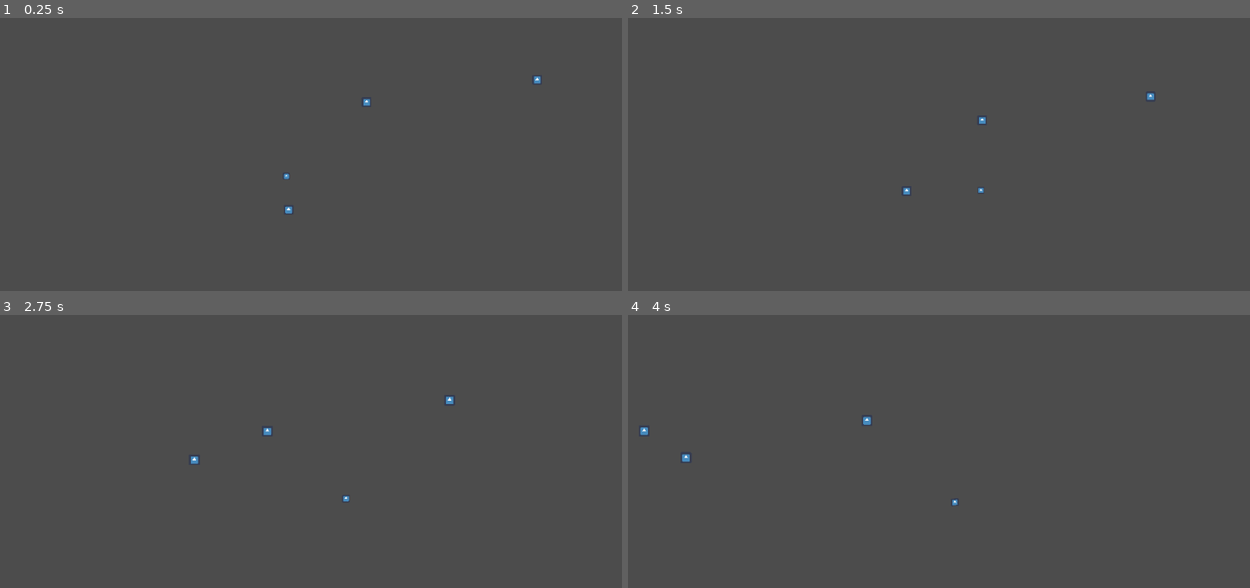
Above: before the commit, frames 1-4 (two rows, left to right).
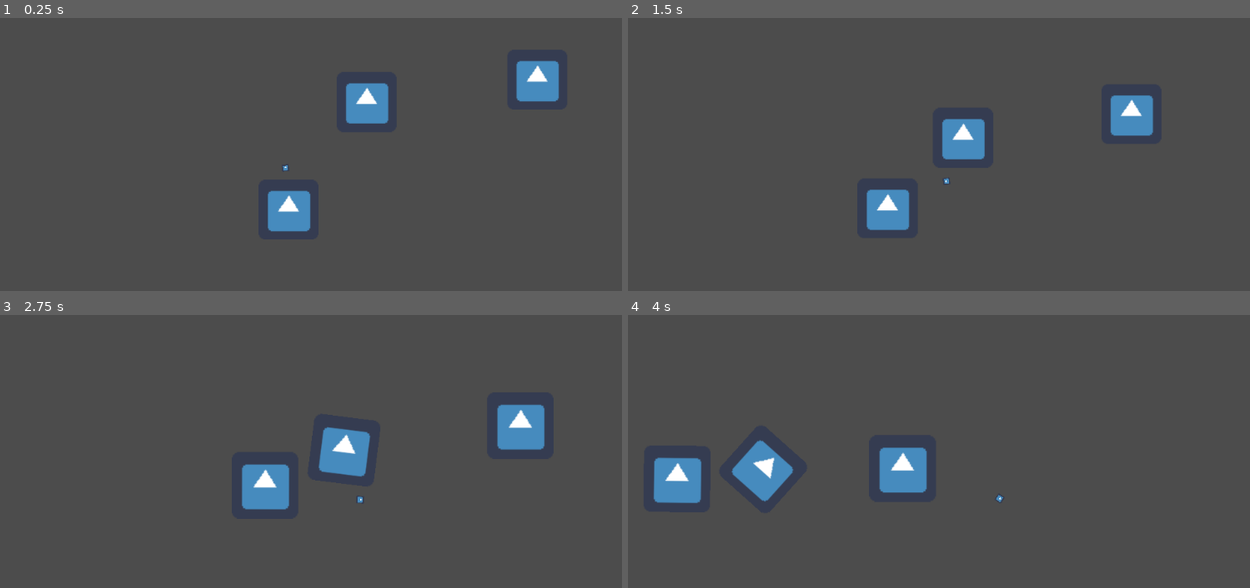
Above: after the commit, the same moments.

Repository: Pfeil/Moonshot
Game: Godot game, scene res://main.tscn
Same seed, same stepped clock (60 frames per second), same inputs: the game is played once before the commit and once after it. The engine's default icon, where the game draws it, is replaced by a stand-in: a white triangle on a blue panel in a dark square.
Inputs (mouse positions are in pixels of both pictures, inside the frame that each line leads up to):
- Up to frame 1 (0.25 s): no input
- Up to frame 2 (1.5 s): move the mouse to (1063, 192) at 0.52 s; hold D (Player_RIGHT) 0.53-1.28 s; hold Mouse wheel up (Zoom_IN) 0.53-1.28 s; move the mouse to (783, 230) at 1.27 s; hold A (Player_LEFT) from 1.28 s (still down); tap Mouse wheel down (Zoom_OUT) at 1.35 s
- Up to frame 3 (2.75 s): move the mouse to (354, 424) at 2.02 s; release A (Player_LEFT) at 2.03 s; hold D (Player_RIGHT) from 2.03 s (still down); hold Mouse wheel up (Zoom_IN) from 2.03 s (still down)
- Up to frame 4 (4 s): move the mouse to (883, 587) at 2.77 s; release Mouse wheel up (Zoom_IN) at 2.78 s; tap Mouse wheel down (Zoom_OUT) at 2.85 s; move the mouse to (1119, 568) at 3.52 s; release D (Player_RIGHT) at 3.53 s; hold A (Player_LEFT) from 3.53 s (still down); hold Mouse wheel up (Zoom_IN) from 3.53 s (still down)

The runs differ from the first frame. In frame 1, 3.1% of the frame differs, in the area x 43-90%, y 15-79%; in frame 2, 3.1%; in frame 3, 3.9%, in the area x 30-88%, y 29-72%; in frame 4, 3.9%.

Commit message:
Make planets larger for player tests.

Diff:
--- a/Planet.tscn
+++ b/Planet.tscn
@@ -8,22 +8,16 @@
 bounce = 50.0
 absorbent = true
 
+[sub_resource type="CircleShape2D" id=3]
+radius = 649.935
+
 [sub_resource type="CircleShape2D" id=2]
-
-[sub_resource type="CircleShape2D" id=3]
-radius = 1025.87
+radius = 59.9279
 
 [node name="Planet" type="RigidBody2D"]
 physics_material_override = SubResource( 1 )
 linear_damp = 0.0
 angular_damp = 0.0
-
-[node name="Shape" type="CollisionShape2D" parent="."]
-shape = SubResource( 2 )
-
-[node name="Sprite" type="Sprite" parent="."]
-scale = Vector2( 0.235842, 0.235842 )
-texture = ExtResource( 1 )
 
 [node name="GravityArea" type="Area2D" parent="."]
 space_override = 1
@@ -34,5 +28,11 @@
 angular_damp = 0.0
 
 [node name="GravityDistance" type="CollisionShape2D" parent="GravityArea"]
-visible = false
 shape = SubResource( 3 )
+
+[node name="Shape" type="CollisionShape2D" parent="."]
+shape = SubResource( 2 )
+
+[node name="Sprite" type="Sprite" parent="."]
+scale = Vector2( 1.44163, 1.44163 )
+texture = ExtResource( 1 )
--- a/main.tscn
+++ b/main.tscn
@@ -35,7 +35,6 @@
 drag_margin_h_enabled = true
 drag_margin_v_enabled = true
 editor_draw_limits = true
-editor_draw_drag_margin = true
 script = ExtResource( 4 )
 
 [node name="Borders" type="Node2D" parent="."]
